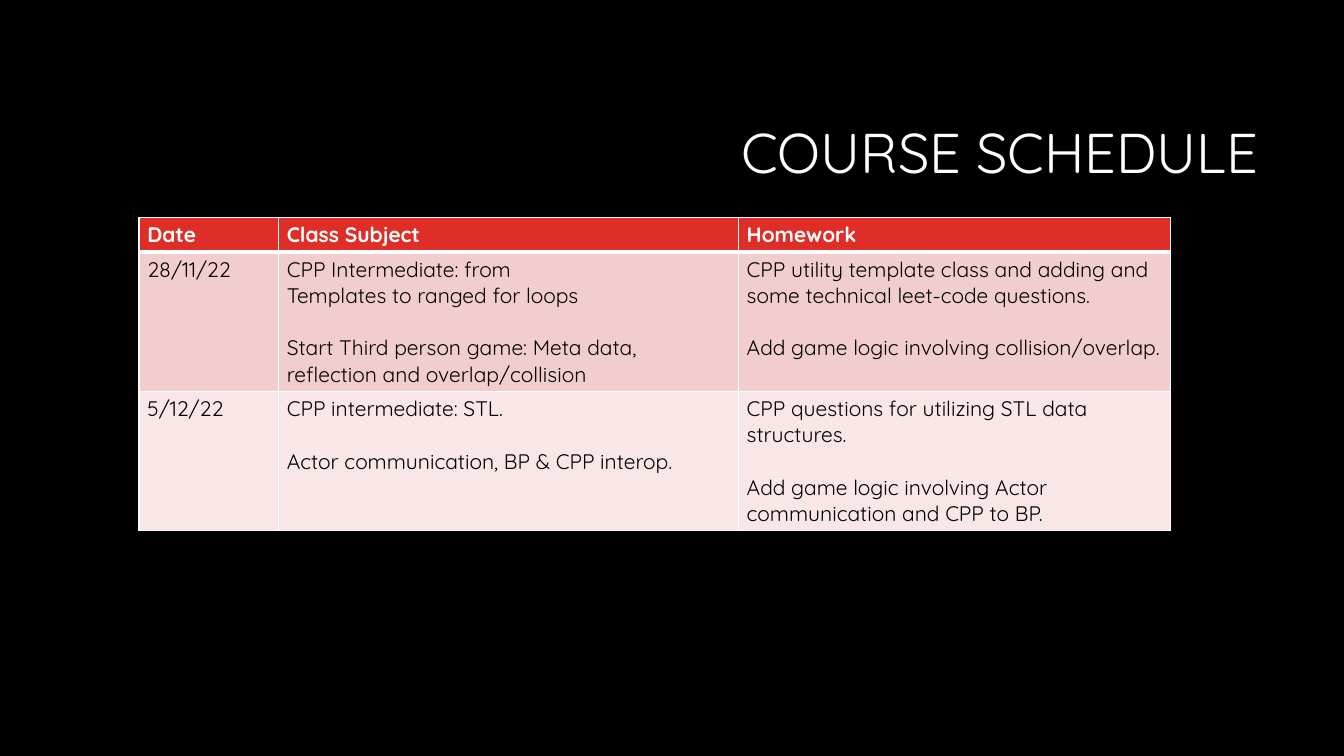
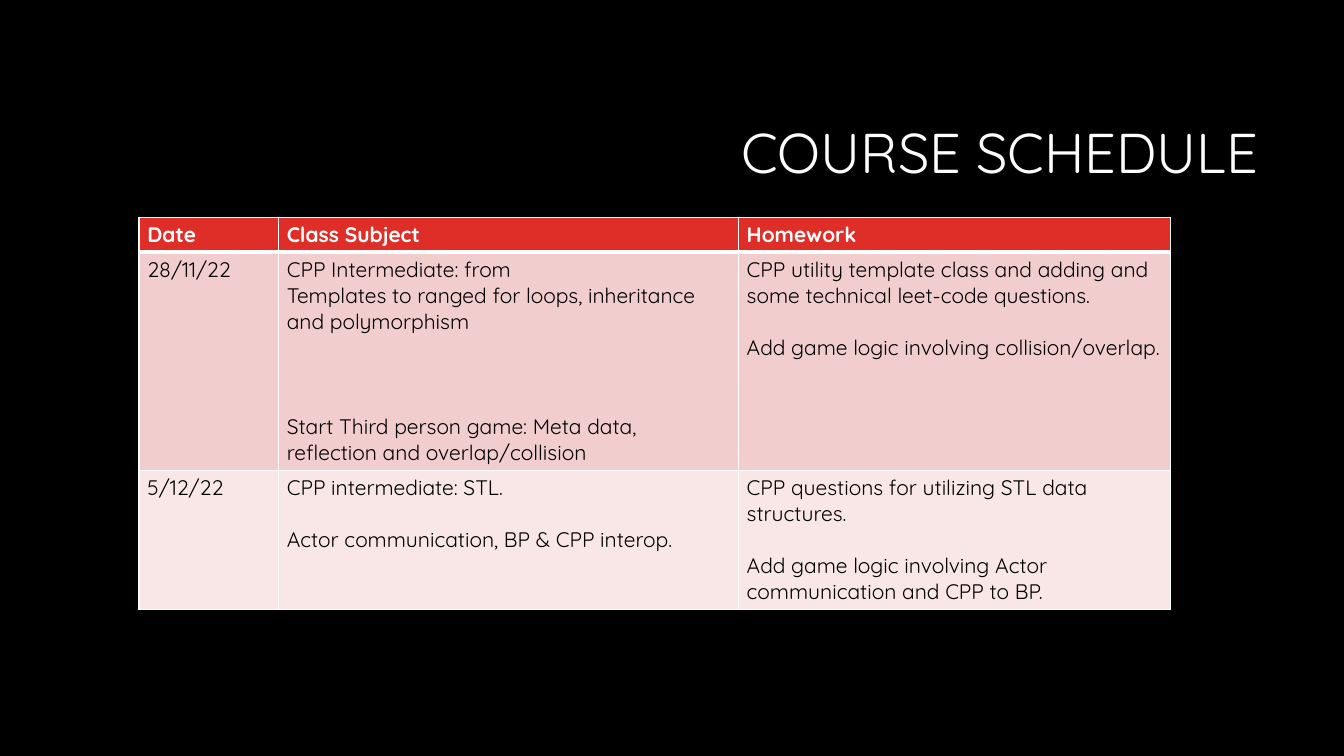
Before and after one commit to shachash1984/Tiltan_UnrealEngineCourse, a slide deck: slide 14 of Classes/Class_1/Course_Syllabus.pptx. Drawn at 1344x756 pixels with LibreOffice and Linux fonts; fonts in the diff are those of the drawing; background and template pictures are left out. Boxes give left, top, right and bottom in pixels: in the first picture for what was removed or moved away, otherwise in the second. Text is boxed around its words. In the diff, an @@ line names an element or a change of style, - is before the commit and + after.

```diff
--- a/Classes/Class_1/Course_Syllabus.pptx
+++ b/Classes/Class_1/Course_Syllabus.pptx
@@ table at box(139, 218, 1170, 604) @@
-row 2, column 2: CPP Intermediate: from / Templates to ranged for loops / Start Third person game: Meta data, reflection and overlap/collision
+row 2, column 2: CPP Intermediate: from / Templates to ranged for loops, inheritance and polymorphism / Start Third person game: Meta data, reflection and overlap/collision
```
Also in this commit, not shown: 2 other slides changed, 24 other files.
